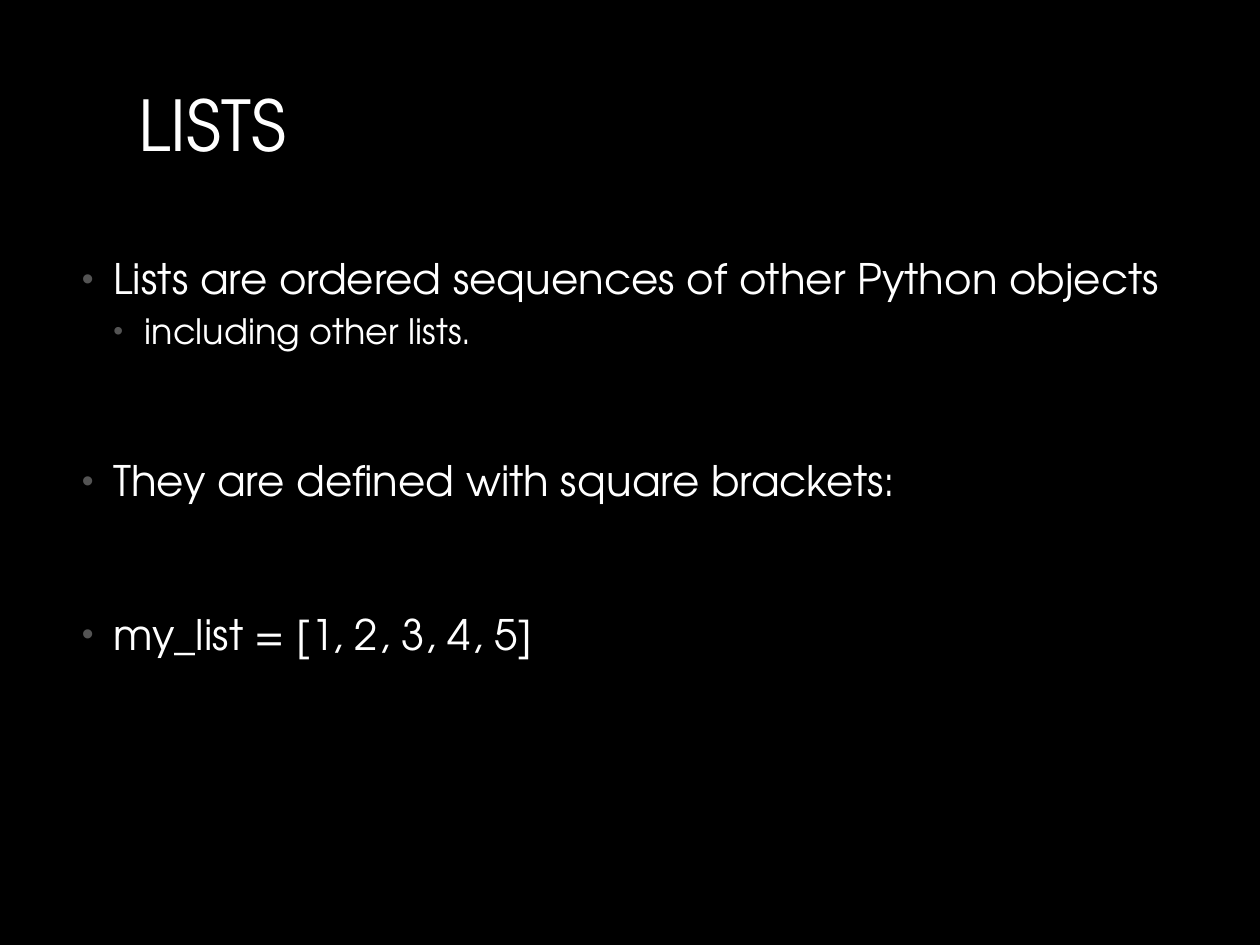
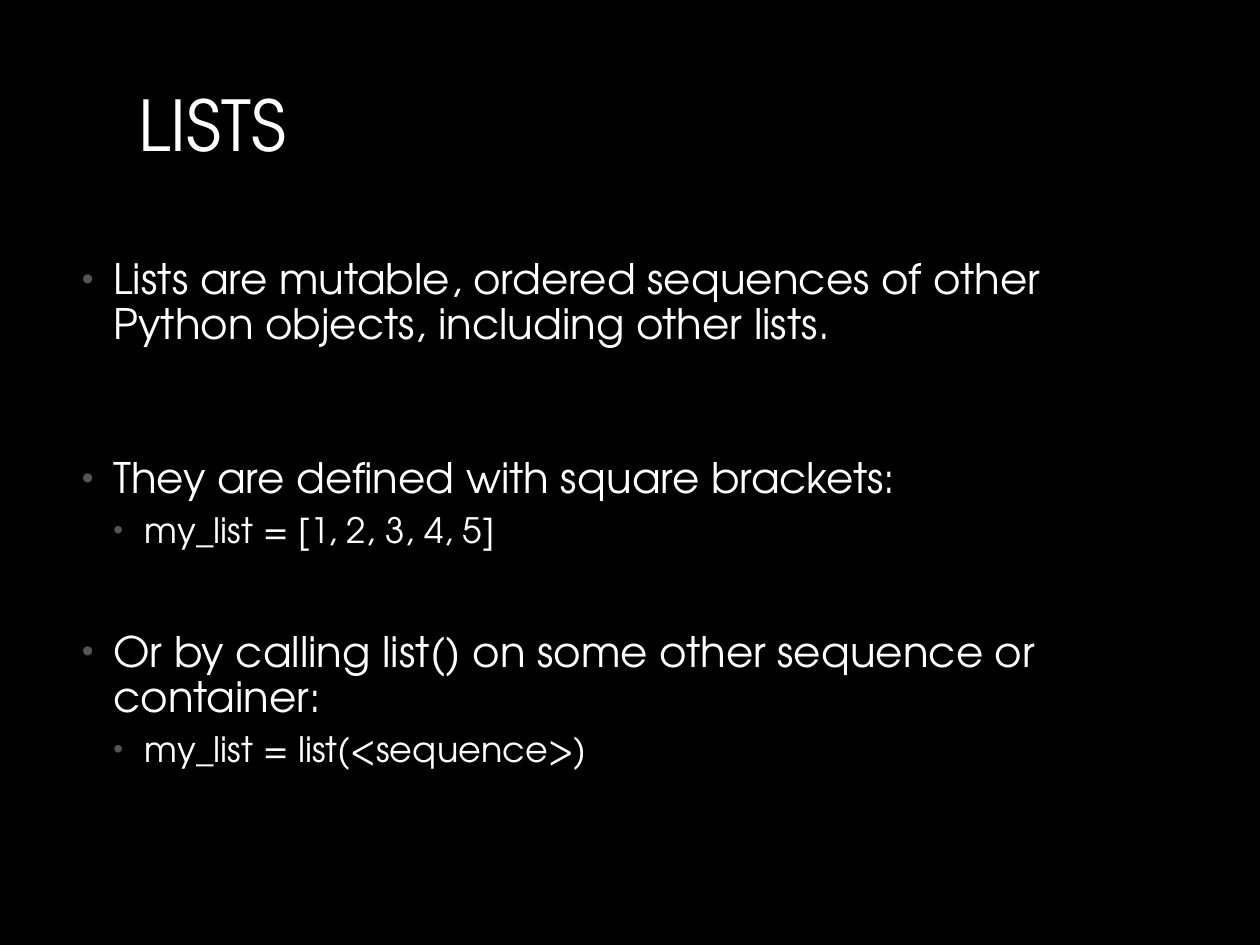
Before and after one commit to MichaelTroyer/Learning_Python_For_Fun_and_Profit, a slide deck: slide 9 of 3. Data Types/Python_Data_Types.pptx. Drawn at 1260x945 pixels with LibreOffice and Linux fonts; fonts in the diff are those of the drawing. Boxes give left, top, right and bottom in pixels: in the first picture for what was removed or moved away, otherwise in the second. Text is boxed around its words. In the diff, an @@ line names an element or a change of style, - is before the commit and + after.

Commit message:
updated list and dict notebooks

```diff
--- a/3. Data Types/Python_Data_Types.pptx
+++ b/3. Data Types/Python_Data_Types.pptx
@@ text at [113, 263, 1040, 348]: text changed @@
-• Lists are ordered sequences of other Python objects
-  • including other lists.
+• Lists are mutable, ordered sequences of other Python objects, including other lists.
@@ text at [145, 516, 495, 551]: size 24 to 20 pt in "my_list = [1, 2, 3, 4, 5]"; list level 1 to 2 in "my_list = [1, 2, 3, ..." @@
@@ text at [113, 635, 1035, 770]: paragraphs added @@
+• Or by calling list() on some other sequence or container:
+  • my_list = list(<sequence>)
```
Also in this commit, not shown: 5 other slides changed, 3 other files.
